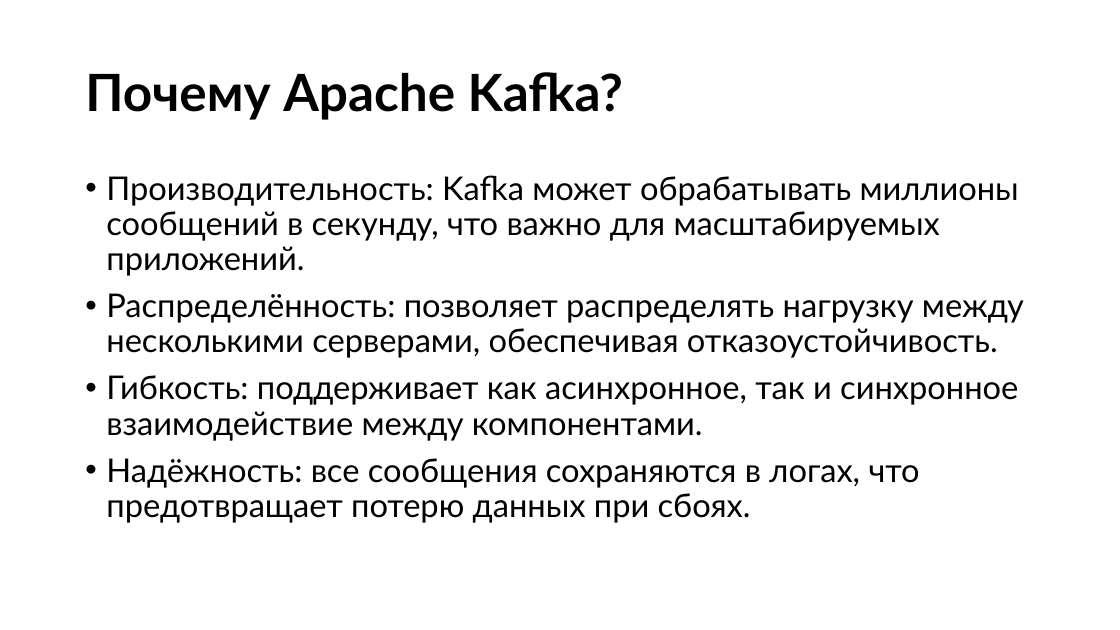
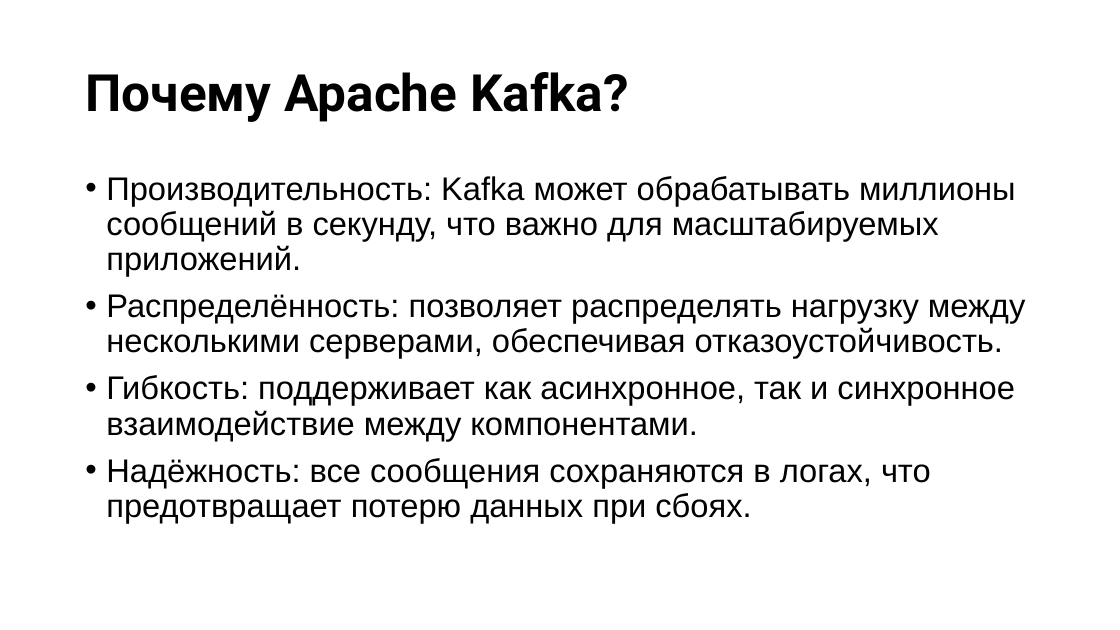
Before and after one commit to MLGBrotishka/neuro_mlops, a slide deck: slide 23 of presentation/Prompt2Pic.pptx (slide 8 before the commit). Drawn at 1120x630 pixels with LibreOffice and Linux fonts; fonts in the diff are those of the drawing. Boxes give left, top, right and bottom in pixels: in the first picture for what was removed or moved away, otherwise in the second. Text is boxed around its words. In the diff, an @@ line names an element or a change of style, - is before the commit and + after.

```diff
--- a/presentation/Prompt2Pic.pptx
+++ b/presentation/Prompt2Pic.pptx
@@ title "Почему Apache Kafka?" at box(85, 72, 629, 122): font Lato to Roboto @@
@@ text "Производительность: Kafka может обрабатывать миллионы ..." at box(106, 176, 1025, 523): font Lato to Arial; less space between paragraphs @@
```
Also in this commit, not shown: 7 other slides changed, 18 slides added, 2 slides removed, 1 other file.
